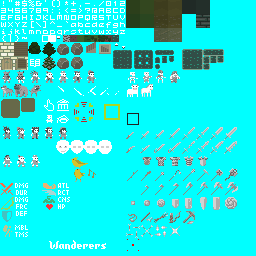
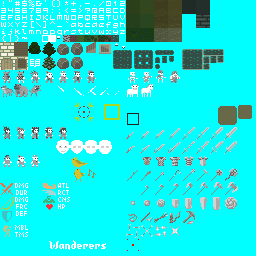
Before/after of a 256x256 layered artwork. What changed in the layer stack:
added layer "marsh plant" above "marsh" over [132, 31, 146, 40]
renamed "Layer #1" to "marsh", showed it, opacity 18% → 100%, blend color → normal, painted on it over [126, 28, 154, 42]
painted on "Layer" over [1, 28, 252, 125]
